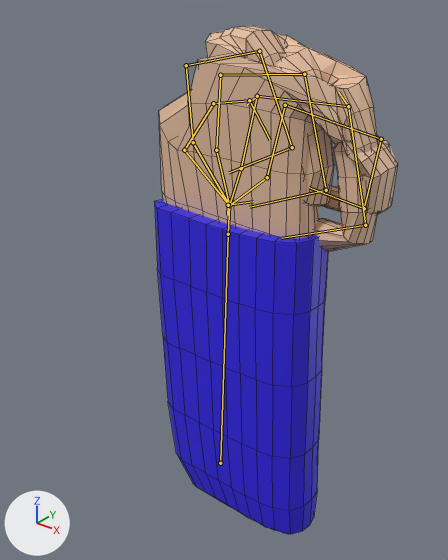
What one commit did to the Blender file hand.blend.
The view is the same before and after, from a camera (50 mm lens) standing at (3.51, -4.51, 0.96) and looking at (0.04, -0.17, -1.74). The lights are fixed; the arrows at lower left show +X, +Y and +Z. Both versions are drawn at frame 15 of the action 'Grab'; the numbers are the values there. The bones that bend it are drawn over the model as lines. Mesh edges are drawn as thin lines.

The first picture shows 'Cube', 'Sleeve'.
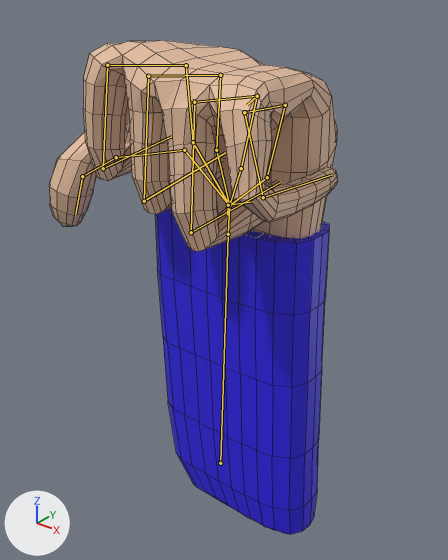
Boxes [x1, y1, x2, y2] around the edits, measured in the pictures (448 x 560 px):
'Cube', posed (21% wider, 6% shorter): before [159, 26, 398, 252]; after [49, 40, 338, 252]
bone 'Bone.003', root to tip: before (285, 105) to (381, 139); after (285, 105) to (244, 112)
bone 'Bone.007', root to tip: before (257, 96) to (348, 106); after (257, 96) to (194, 102)
bone 'Bone.011', root to tip: before (220, 75) to (304, 74); after (220, 75) to (148, 76)
bone 'Bone.015', root to tip: before (186, 65) to (259, 51); after (186, 65) to (107, 65)
bone 'Bone.016', root to tip: before (184, 150) to (213, 103); after (184, 150) to (116, 157)

Diff of the bpy script that builds the scene:
```diff
--- a/hand.blend.py
+++ b/hand.blend.py
@@ bone_bone_003 @@
 bone_bone_003 = bpy.data.objects['Armature'].pose.bones['Bone.003']  # child of 'Bone'
-bone_bone_003.rotation_quaternion = (0.754, 0.002, 0.04, -0.656)  # degrees (-3, 4, -82)
+bone_bone_003.rotation_quaternion = (0.736, 0.635, 0.232, 0.025)  # degrees (85, 18, 20)
@@ bone_bone_007 @@
 bone_bone_007 = bpy.data.objects['Armature'].pose.bones['Bone.007']  # child of 'Bone.004'
-bone_bone_007.rotation_quaternion = (0.755, 0.023, 0.037, -0.654)  # degrees (-1, 5, -82)
+bone_bone_007.rotation_quaternion = (0.733, 0.669, 0.114, 0.044)  # degrees (86, 6, 13)
@@ bone_bone_011 @@
 bone_bone_011 = bpy.data.objects['Armature'].pose.bones['Bone.011']  # child of 'Bone.008'
-bone_bone_011.rotation_quaternion = (0.755, 0.025, 0.043, -0.653)  # degrees (-1, 6, -82)
+bone_bone_011.rotation_quaternion = (0.732, 0.678, 0.059, 0.046)  # degrees (86, 1, 9)
@@ bone_bone_015 @@
 bone_bone_015 = bpy.data.objects['Armature'].pose.bones['Bone.015']  # child of 'Bone.012'
-bone_bone_015.rotation_quaternion = (0.756, 0.027, 0.039, -0.653)  # degrees (-1, 5, -82)
+bone_bone_015.rotation_quaternion = (0.731, 0.68, -0.019, 0.047)  # degrees (86, -5, 2)
@@ bone_bone_016 @@
 bone_bone_016 = bpy.data.objects['Armature'].pose.bones['Bone.016']  # child of 'Bone.027'
-bone_bone_016.rotation_quaternion = (0.754, -0.058, -0.054, -0.652)  # degrees (-1, -9, -82)
+bone_bone_016.rotation_quaternion = (0.74, 0.519, -0.429, 0.004)  # degrees (83, -40, -35)
```
